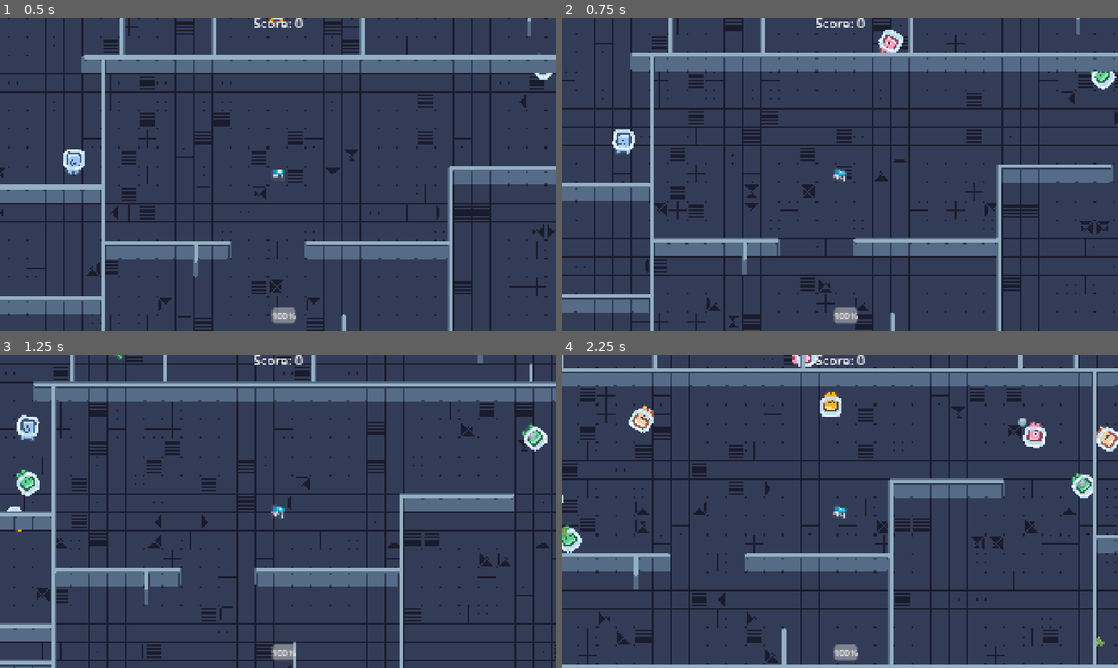
Above: before the commit, frames 1-4 (two rows, left to right).
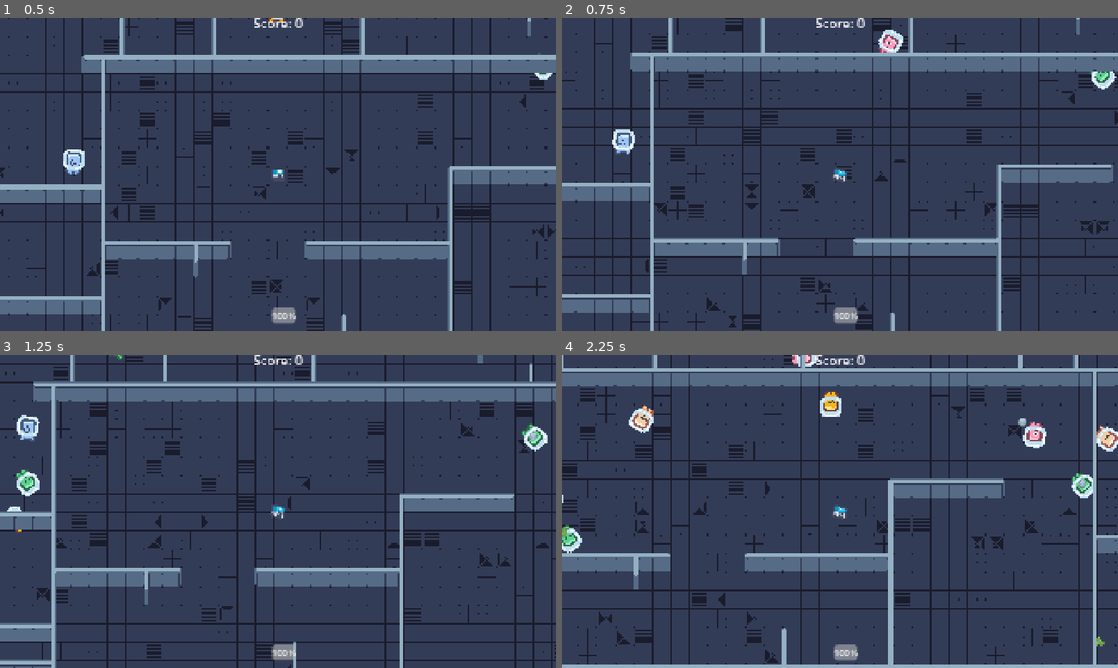
Above: after the commit, the same moments.

Repository: not-fritos/curric432-one-button-game
Game: Godot game, scene res://world.tscn
The game is run twice, just before and just after one commit, with the same random seed, the same clock (stepped at 60 frames per second) and the same inputs.
Inputs:
- Up to frame 1 (0.5 s): no input
- Up to frame 2 (0.75 s): tap Enter at 0.5 s
- Up to frame 3 (1.25 s): no input
- Up to frame 4 (2.25 s): no input

Frame 1 is identical in both runs. In frame 2, 0.7% of the frame differs, in the area x 9-80%, y 0-100%; in frame 3, 0.5%; in frame 4, 0.3%.

Commit message:
add lerp to time scale

Diff:
--- a/canvas_layer.gd
+++ b/canvas_layer.gd
@@ -33,11 +33,11 @@
 		if charge <= 0.0:
 			Globals.TIME_MOD = 1.0
 		else:
-			roomba.SPEED = 0
+			roomba.SPEED = lerp(255, 0, charge)
 			roomba.rotate(rotate_speed * delta)
 	else:
 		Globals.TIME_MOD = 1.0
-		roomba.SPEED = 255
+		roomba.SPEED = lerp(0, 255, charge)
 		if charge < 1.0:
 			charge = min(1.0, charge + refill_per_sec * delta)
 			_update_bar()
